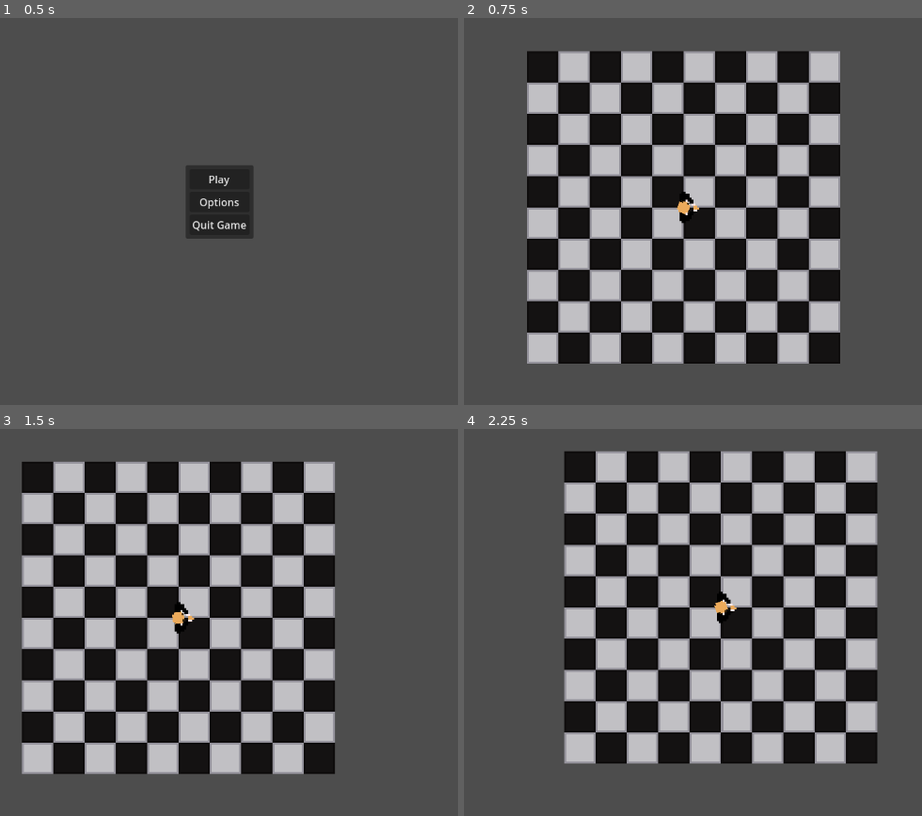
Above: before the commit, frames 1-4 (two rows, left to right).
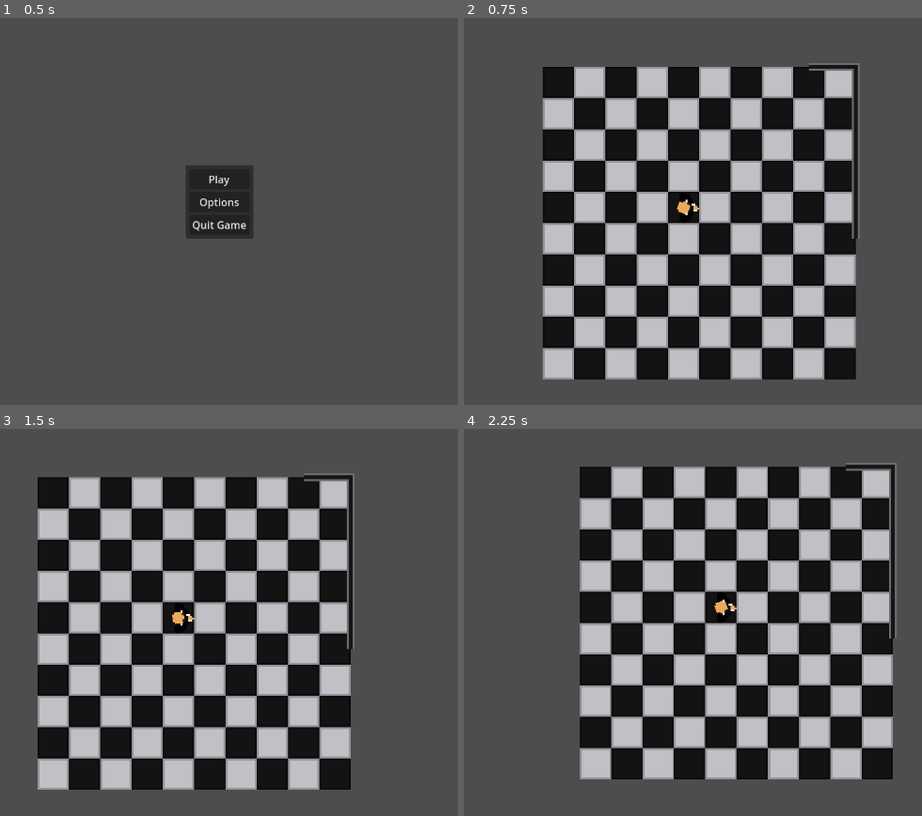
Above: after the commit, the same moments.

Repository: sparkworm/STATE
Game: Godot game, scene res://scenes/game.tscn
The game is run twice, just before and just after one commit, with the same random seed, the same clock (stepped at 60 frames per second) and the same inputs.
Inputs (mouse positions are in pixels of both pictures, inside the frame that each line leads up to):
- Up to frame 1 (0.5 s): no input
- Up to frame 2 (0.75 s): click "Play" at 0.5 s
- Up to frame 3 (1.5 s): tap Enter at 1.25 s; move the mouse to (384, 591) at 1.27 s
- Up to frame 4 (2.25 s): tap Space at 2 s; move the mouse to (532, 634) at 2.02 s

Frame 1 is identical in both runs. In frame 2, 42% of the frame differs, in the area x 13-87%, y 8-94%; in frame 3, 42%, in the area x 4-78%, y 8-94%; in frame 4, 41%.

Commit message:
Added terrain and physics to the walls in the tileset.  Offset the wall tileset to place walls on the borders of tiles.

Diff:
--- a/scenes/levels/test_level.tscn
+++ b/scenes/levels/test_level.tscn
@@ -6,3 +6,6 @@
 
 [node name="FloorTiles" parent="." index="0"]
 tile_map_data = PackedByteArray("AAD/////AAAAAAAAAAAAAAAAAAAAAAAAAAD//wAAAAABAAAAAAAAAP//AAABAAAAAAABAAAAAAABAAAAAAD/// …(1520 unchanged characters)…
+
+[node name="WallTiles" parent="." index="1"]
+tile_map_data = PackedByteArray("AAAFAPz/AAANAAAAAAAFAPv/AAAOAAEAAAAEAPv/AAAOAAAAAAAFAP3/AAANAAAAAAAFAP7/AAANAAAAAAAFAP//AAANAAAAAAAFAAAAAAANAAAAAAA=")
--- a/scenes/parent/level.tscn
+++ b/scenes/parent/level.tscn
@@ -10,6 +10,7 @@
 script = ExtResource("2_orcmj")
 
 [node name="FloorTiles" type="TileMapLayer" parent="." index="0"]
+position = Vector2(8, 8)
 tile_set = ExtResource("3_7gmcl")
 
 [node name="WallTiles" type="TileMapLayer" parent="." index="1"]
--- a/scenes/parent/tileset.tres
+++ b/scenes/parent/tileset.tres
@@ -6,6 +6,20 @@
 texture = ExtResource("1_s2tco")
 0:0/0 = 0
 1:0/0 = 0
+14:0/0 = 0
+13:0/0 = 0
+13:1/0 = 0
+14:1/0 = 0
+14:2/0 = 0
+13:2/0 = 0
+13:3/0 = 0
+14:3/0 = 0
+14:4/0 = 0
+13:4/0 = 0
+13:5/0 = 0
+14:5/0 = 0
+14:6/0 = 0
+13:6/0 = 0
 
 [resource]
 resource_name = "MainTiles"
